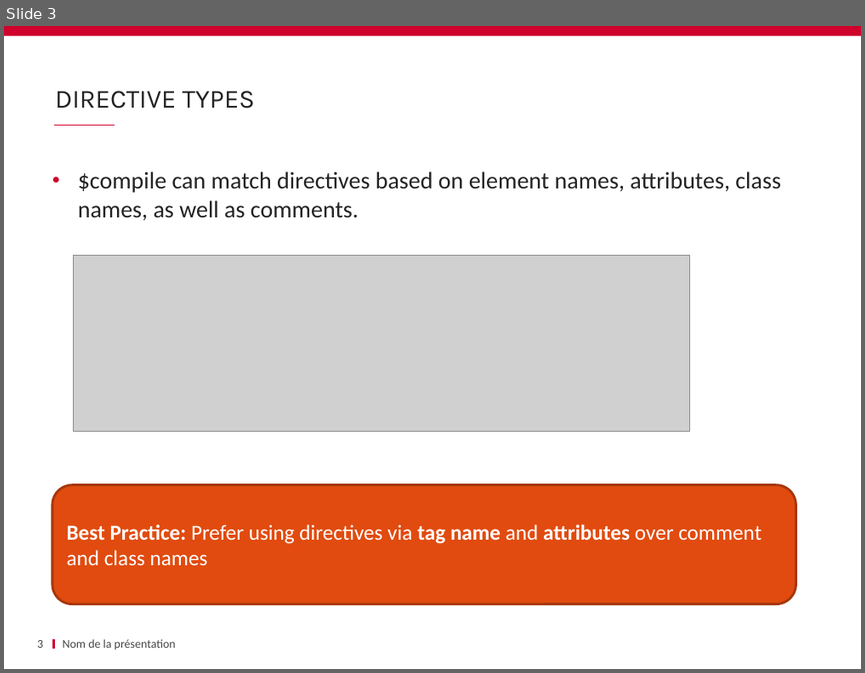
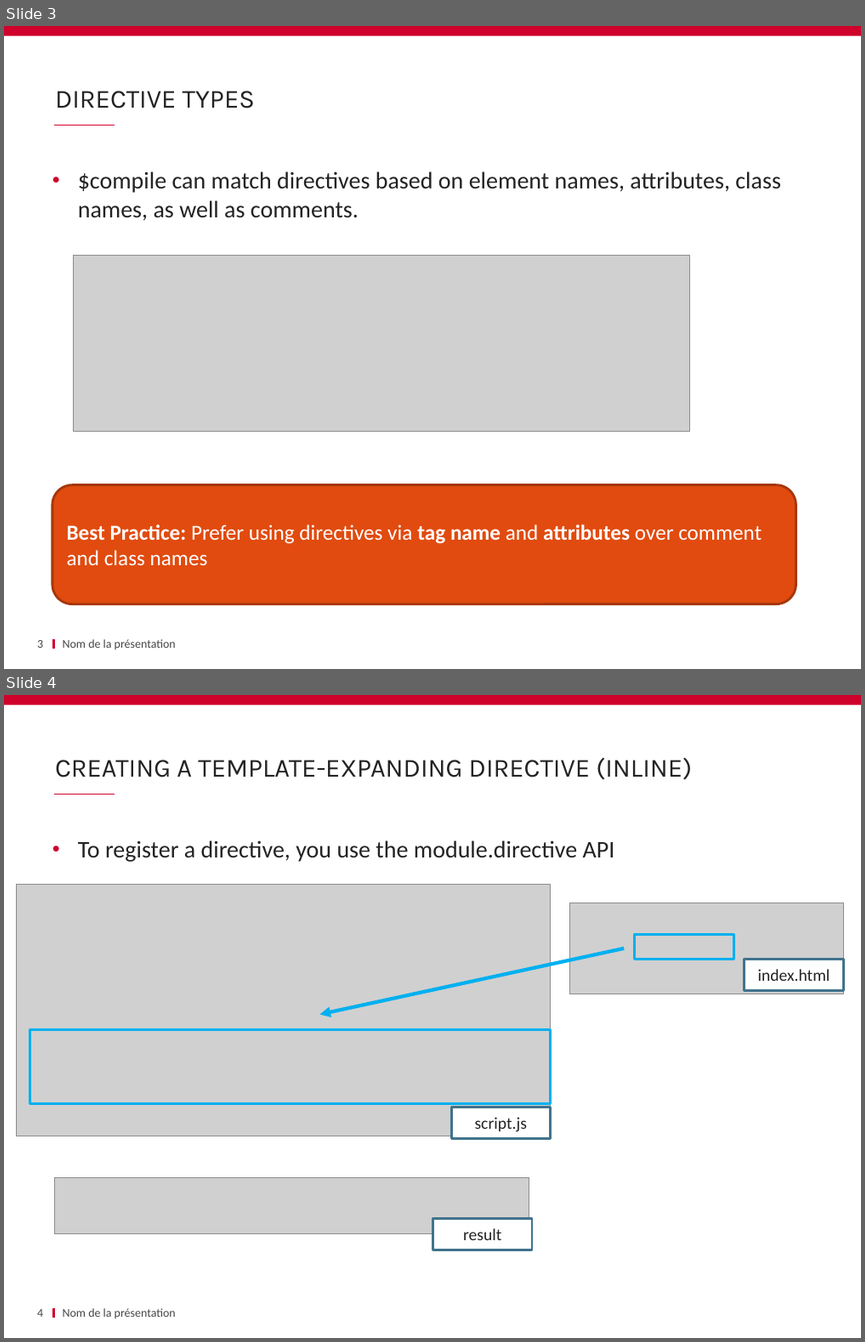
Before and after one commit to schassande/formation-angularjs1, a slide deck: Jour2/11 custom directives & components/11_custom directives.pptx. Shown one above the other, each under a label of ours: slide 3 before the commit, slides 3 and 4 after it. The pictures are 865x673 and 865x1342 pixels, drawn with LibreOffice and Linux fonts; fonts in the diff are those of the drawing; grey boxes stand for pictures; background and template pictures are left out. Boxes give left, top, right and bottom in pixels: in the first picture for what was removed or moved away, otherwise in the second. Text is boxed around its words. In the diff, an @@ line names an element or a change of style, - is before the commit and + after.

Commit message:
improve custom directives

```diff
--- a/Jour2/11 custom directives & components/11_custom directives.pptx
+++ b/Jour2/11 custom directives & components/11_custom directives.pptx
@@ slide 4 added at bbox=[4, 695, 861, 1338], background #FFFFFF; not listed: 3 template elements that a slide beside it also shows @@
@@ title added at bbox=[55, 758, 692, 780], 22 pt, text #232323 @@
+CREATING A TEMPLATE-EXPANDING DIRECTIVE (INLINE)
@@ text added at bbox=[78, 840, 615, 862], 20 pt, text #232323 @@
+• To register a directive, you use the module.directive API
@@ picture added at bbox=[16, 885, 550, 1136] @@
@@ picture added at bbox=[570, 902, 844, 993] @@
@@ arrow added from (624, 948) to (319, 1015), #00B0F0 3 pt @@
@@ rectangle added at bbox=[635, 934, 733, 959], outline #00B0F0 2.25 pt @@
@@ rectangle added at bbox=[744, 959, 843, 990], fill #FFFFFF, outline #41738C 2 pt, 14 pt, text #232323 @@
+index.html
@@ rectangle added at bbox=[30, 1030, 550, 1104], outline #00B0F0 2.25 pt @@
@@ rectangle added at bbox=[451, 1107, 550, 1138], fill #FFFFFF, outline #41738C 2 pt, 14 pt, text #232323 @@
+script.js
@@ picture added at bbox=[55, 1178, 529, 1234] @@
@@ rectangle added at bbox=[433, 1219, 532, 1249], fill #FFFFFF, outline #41738C 2 pt, 14 pt, text #232323 @@
+result
@@ page number added at bbox=[37, 1309, 43, 1316], 10 pt, text #464646 @@
+4
@@ text added at bbox=[63, 1308, 176, 1318], 10 pt, text #464646 @@
+Nom de la présentation
```
Also in this commit, not shown: 4 slides changed, 1 other slide added, 1 other file.
